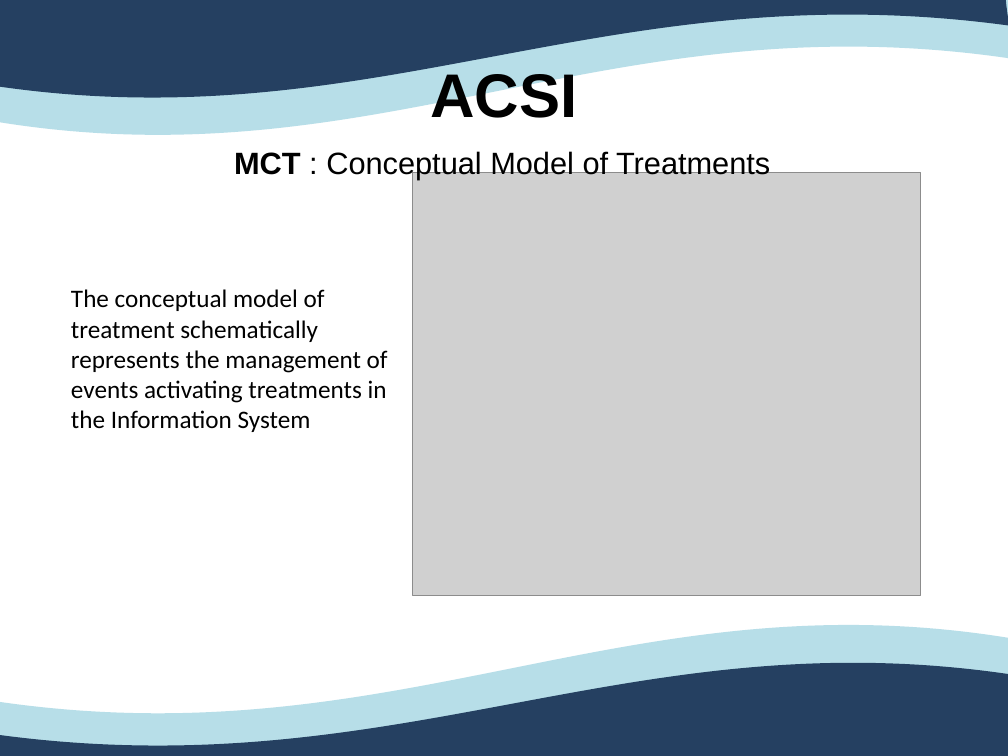
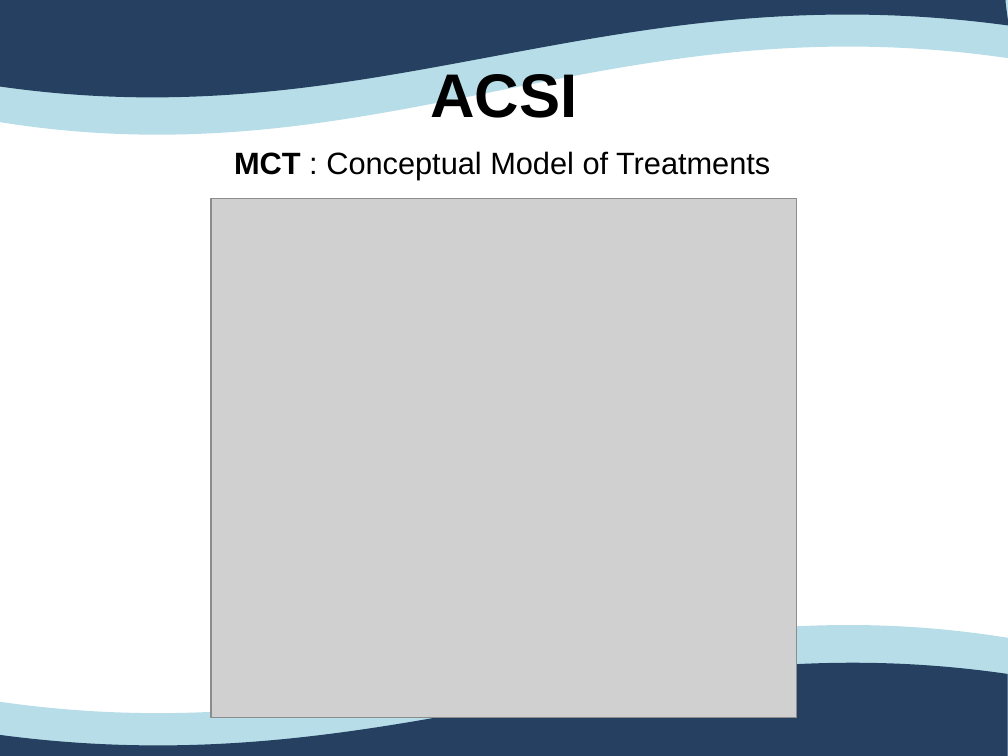
Before and after one commit to Ovan33/Immobilier, a slide deck: slide 12 of docs/Rapport/ProjetTuteureAnglais.ppt. Drawn at 1008x756 pixels with LibreOffice and Linux fonts; fonts in the diff are those of the drawing; grey boxes stand for pictures. Boxes give left, top, right and bottom in pixels: in the first picture for what was removed or moved away, otherwise in the second. Text is boxed around its words. In the diff, an @@ line names an element or a change of style, - is before the commit and + after.

```diff
--- a/docs/Rapport/ProjetTuteureAnglais.ppt
+++ b/docs/Rapport/ProjetTuteureAnglais.ppt
@@ outline redrawn in 3 elements at <box>0,662,1008,756</box>, <box>0,0,1008,98</box>, <box>0,0,1008,135</box> @@
@@ picture: place and size @@
-picture at <box>412,172,920,596</box>
+picture at <box>211,199,796,718</box>
@@ text removed at <box>71,289,388,432</box> @@
-The conceptual model of treatment schematically represents the management of events activating treatments in the Information System
```
Also in this commit, not shown: 18 other slides changed, 7 slides added, 6 slides removed, 9 other files.
